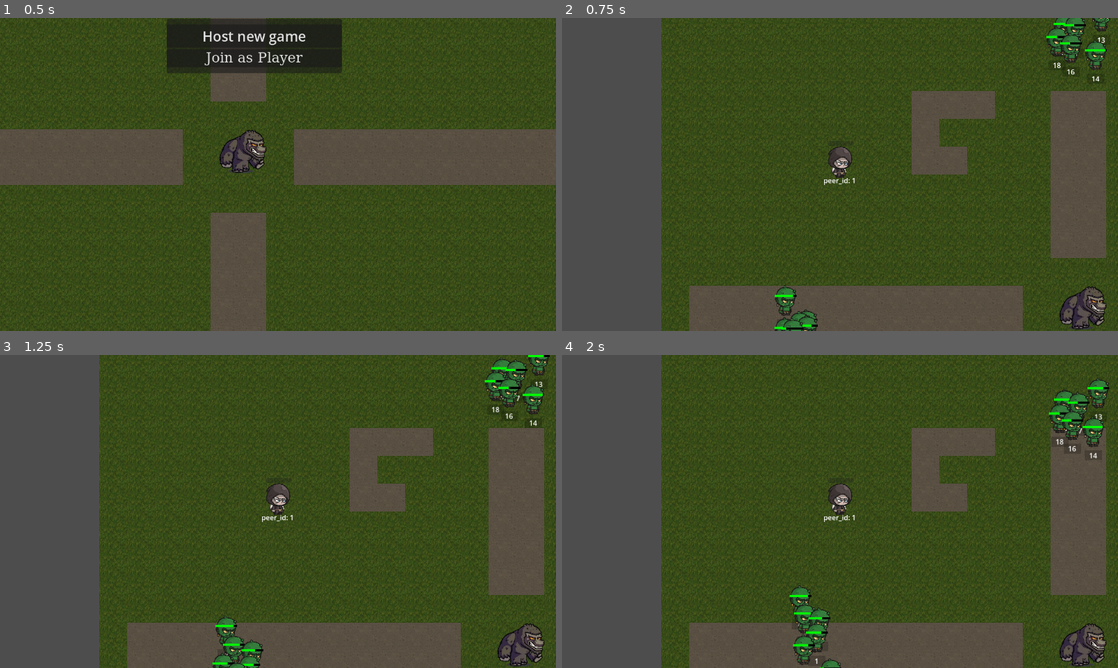
Above: before the commit, frames 1-4 (two rows, left to right).
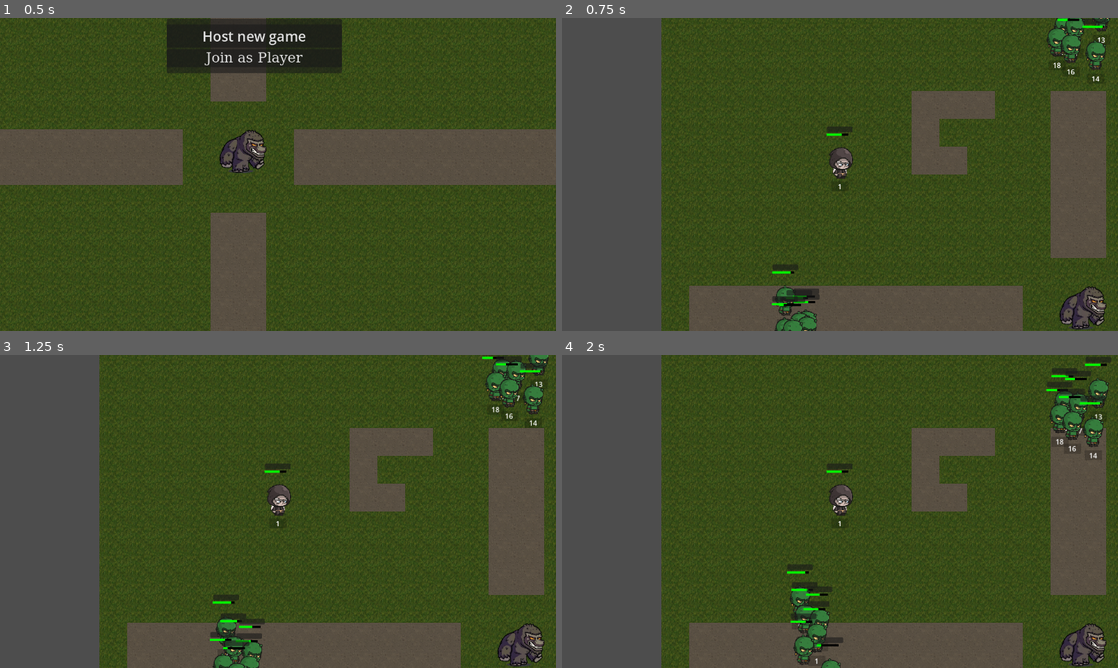
Above: after the commit, the same moments.

Repository: LucasJappert/moomoo-lan-party
Game: Godot game, scene res://scenes/game.tscn
Two runs of this game, one before a commit and one after it. Both use one fixed random seed, a clock stepped at 60 frames per second and the inputs below.
Inputs (mouse positions are in pixels of both pictures, inside the frame that each line leads up to):
- Up to frame 1 (0.5 s): no input
- Up to frame 2 (0.75 s): click "Host new game" at 0.5 s
- Up to frame 3 (1.25 s): no input
- Up to frame 4 (2 s): tap Enter at 1.25 s; move the mouse to (962, 495) at 1.27 s; click (962, 495) at 1.42 s

Frame 1 is identical in both runs. In frame 2, 1.1% of the frame differs, in the area x 37-99%, y 0-100%; in frame 3, 1.3%; in frame 4, 1.7%, in the area x 40-99%, y 0-100%.

Commit message:
extends Entity in Player

Diff:
--- a/project.godot
+++ b/project.godot
@@ -29,6 +29,14 @@
 window/size/always_on_top=true
 window/stretch/mode="viewport"
 
+[file_customization]
+
+folder_colors={
+"res://assets/": "green",
+"res://scenes/": "purple",
+"res://scripts/": "blue"
+}
+
 [rendering]
 
 renderer/rendering_method="gl_compatibility"
--- a/scenes/enemy_scene.tscn
+++ /dev/null
@@ -1,40 +0,0 @@
-[gd_scene load_steps=5 format=3 uid="uid://cj8vdyvtjs0ju"]
-
-[ext_resource type="PackedScene" uid="uid://dh82ovsrtutto" path="res://scenes/entity_scene.tscn" id="1_lne1l"]
-[ext_resource type="Script" uid="uid://crmmhsx5pjp8f" path="res://scripts/enemy_scene.gd" id="2_8a8l7"]
-
-[sub_resource type="SceneReplicationConfig" id="SceneReplicationConfig_xrr2a"]
-properties/0/path = NodePath(".:position")
-properties/0/spawn = true
-properties/0/replication_mode = 1
-properties/1/path = NodePath(".:id")
-properties/1/spawn = true
-properties/1/replication_mode = 1
-
-[sub_resource type="CircleShape2D" id="CircleShape2D_l0aop"]
-radius = 258.627
-
-[node name="Enemy" instance=ExtResource("1_lne1l")]
-script = ExtResource("2_8a8l7")
-vision_radius = 400.0
-
-[node name="Sprite2D" parent="." index="1"]
-visible = true
-
-[node name="EnemySynchronizer" type="MultiplayerSynchronizer" parent="." index="3"]
-replication_config = SubResource("SceneReplicationConfig_xrr2a")
-
-[node name="NavigationAgent2D" type="NavigationAgent2D" parent="." index="4"]
-path_desired_distance = 36.0
-simplify_path = true
-radius = 32.0
-
-[node name="AreaVision" type="Area2D" parent="." index="5"]
-z_index = 2
-z_as_relative = false
-
-[node name="CollisionShape2D" type="CollisionShape2D" parent="AreaVision" index="0"]
-z_index = 2
-z_as_relative = false
-shape = SubResource("CircleShape2D_l0aop")
-debug_color = Color(100, 100, 100, 0)
--- /dev/null
+++ b/scenes/entity/enemy_scene.tscn
@@ -0,0 +1,40 @@
+[gd_scene load_steps=5 format=3 uid="uid://cj8vdyvtjs0ju"]
+
+[ext_resource type="PackedScene" uid="uid://dh82ovsrtutto" path="res://scenes/entity/entity_scene.tscn" id="1_v8xvt"]
+[ext_resource type="Script" uid="uid://crmmhsx5pjp8f" path="res://scripts/entity/enemy.gd" id="2_4sfg8"]
+
+[sub_resource type="SceneReplicationConfig" id="SceneReplicationConfig_xrr2a"]
+properties/0/path = NodePath(".:position")
+properties/0/spawn = true
+properties/0/replication_mode = 1
+properties/1/path = NodePath(".:id")
+properties/1/spawn = true
+properties/1/replication_mode = 1
+
+[sub_resource type="CircleShape2D" id="CircleShape2D_l0aop"]
+radius = 258.627
+
+[node name="Enemy" instance=ExtResource("1_v8xvt")]
+script = ExtResource("2_4sfg8")
+vision_radius = 400.0
+
+[node name="Sprite2D" parent="." index="1"]
+visible = true
+
+[node name="EnemySynchronizer" type="MultiplayerSynchronizer" parent="." index="3"]
+replication_config = SubResource("SceneReplicationConfig_xrr2a")
+
+[node name="NavigationAgent2D" type="NavigationAgent2D" parent="." index="4"]
+path_desired_distance = 36.0
+simplify_path = true
+radius = 32.0
+
+[node name="AreaVision" type="Area2D" parent="." index="5"]
+z_index = 2
+z_as_relative = false
+
+[node name="CollisionShape2D" type="CollisionShape2D" parent="AreaVision" index="0"]
+z_index = 2
+z_as_relative = false
+shape = SubResource("CircleShape2D_l0aop")
+debug_color = Color(100, 100, 100, 0)
--- /dev/null
+++ b/scenes/entity/entity_scene.tscn
@@ -0,0 +1,48 @@
+[gd_scene load_steps=6 format=3 uid="uid://dh82ovsrtutto"]
+
+[ext_resource type="Script" uid="uid://ki4w4rg4wu1r" path="res://scripts/entity/entity.gd" id="1_0bgvt"]
+[ext_resource type="Texture2D" uid="uid://1fiupmgkejum" path="res://assets/monsters/1.png" id="2_odnte"]
+[ext_resource type="Script" uid="uid://d3sm32sl44mdm" path="res://scripts/entity/hud.gd" id="3_wjrb4"]
+
+[sub_resource type="CircleShape2D" id="CircleShape2D_5ixpm"]
+radius = 16.0
+
+[sub_resource type="CircleShape2D" id="CircleShape2D_idfl5"]
+radius = 32.0
+
+[node name="Entity" type="CharacterBody2D"]
+script = ExtResource("1_0bgvt")
+
+[node name="CollisionShape2D" type="CollisionShape2D" parent="."]
+shape = SubResource("CircleShape2D_5ixpm")
+
+[node name="Sprite2D" type="Sprite2D" parent="."]
+position = Vector2(1, -26)
+scale = Vector2(0.625, 0.625)
+texture = ExtResource("2_odnte")
+
+[node name="HUD" type="Node2D" parent="."]
+script = ExtResource("3_wjrb4")
+
+[node name="HealthBar" type="ProgressBar" parent="HUD"]
+offset_left = -31.0
+offset_top = -94.0
+offset_right = 31.0
+offset_bottom = -67.0
+show_percentage = false
+
+[node name="Label" type="Label" parent="HUD"]
+offset_right = 40.0
+offset_bottom = 23.0
+
+[node name="Panel" type="Panel" parent="HUD"]
+offset_left = -30.0
+offset_top = -110.0
+offset_right = 29.0
+offset_bottom = -97.0
+
+[node name="AreaAttack" type="Area2D" parent="."]
+
+[node name="CollisionShape2D" type="CollisionShape2D" parent="AreaAttack"]
+shape = SubResource("CircleShape2D_idfl5")
+debug_color = Color(0.977, 0, 0.407, 0.186)
--- /dev/null
+++ b/scenes/entity/player_scene.tscn
@@ -0,0 +1,42 @@
+[gd_scene load_steps=7 format=3 uid="uid://bs7blwah20esy"]
+
+[ext_resource type="PackedScene" uid="uid://dh82ovsrtutto" path="res://scenes/entity/entity_scene.tscn" id="1_wbrma"]
+[ext_resource type="Texture2D" uid="uid://b55rbh85p2cfw" path="res://assets/heros/1.png" id="2_uuy8k"]
+[ext_resource type="Script" uid="uid://q3chynnhllhm" path="res://scripts/entity/player.gd" id="2_ylf3p"]
+[ext_resource type="Script" uid="uid://c6fuinfxsetjw" path="res://scripts/input_synchronizer.gd" id="3_caynj"]
+
+[sub_resource type="SceneReplicationConfig" id="SceneReplicationConfig_2y2wq"]
+properties/0/path = NodePath(".:peer_id")
+properties/0/spawn = true
+properties/0/replication_mode = 1
+properties/1/path = NodePath(".:position")
+properties/1/spawn = true
+properties/1/replication_mode = 1
+properties/2/path = NodePath(".:direction")
+properties/2/spawn = true
+properties/2/replication_mode = 1
+
+[sub_resource type="SceneReplicationConfig" id="SceneReplicationConfig_mfnq8"]
+properties/0/path = NodePath("InputSynchronizer:target_position")
+properties/0/spawn = true
+properties/0/replication_mode = 1
+
+[node name="Player" instance=ExtResource("1_wbrma")]
+script = ExtResource("2_ylf3p")
+speed = 200.0
+direction = Vector2(0, 0)
+
+[node name="Sprite2D" parent="." index="1"]
+visible = true
+texture = ExtResource("2_uuy8k")
+
+[node name="PlayerSynchronizer" type="MultiplayerSynchronizer" parent="." index="4"]
+replication_config = SubResource("SceneReplicationConfig_2y2wq")
+
+[node name="InputSynchronizer" type="MultiplayerSynchronizer" parent="." index="5"]
+unique_name_in_owner = true
+replication_config = SubResource("SceneReplicationConfig_mfnq8")
+script = ExtResource("3_caynj")
+
+[node name="NavigationAgent2D" type="NavigationAgent2D" parent="." index="6"]
+radius = 32.0
--- a/scenes/entity_scene.tscn
+++ /dev/null
@@ -1,43 +0,0 @@
-[gd_scene load_steps=6 format=3 uid="uid://dh82ovsrtutto"]
-
-[ext_resource type="Script" uid="uid://ki4w4rg4wu1r" path="res://scripts/entity/entity.gd" id="1_gk52j"]
-[ext_resource type="Texture2D" uid="uid://1fiupmgkejum" path="res://assets/monsters/1.png" id="1_yo0ht"]
-[ext_resource type="Script" uid="uid://d3sm32sl44mdm" path="res://scripts/entity/hud.gd" id="2_gk52j"]
-
-[sub_resource type="CircleShape2D" id="CircleShape2D_5ixpm"]
-radius = 16.0
-
-[sub_resource type="CircleShape2D" id="CircleShape2D_idfl5"]
-radius = 32.0
-
-[node name="Entity" type="CharacterBody2D"]
-script = ExtResource("1_gk52j")
-
-[node name="CollisionShape2D" type="CollisionShape2D" parent="."]
-shape = SubResource("CircleShape2D_5ixpm")
-
-[node name="Sprite2D" type="Sprite2D" parent="."]
-visible = false
-position = Vector2(1, -26)
-scale = Vector2(0.625, 0.625)
-texture = ExtResource("1_yo0ht")
-
-[node name="HUD" type="Node2D" parent="."]
-script = ExtResource("2_gk52j")
-
-[node name="HealthBar" type="ProgressBar" parent="HUD"]
-offset_left = -31.0
-offset_top = -94.0
-offset_right = 31.0
-offset_bottom = -67.0
-show_percentage = false
-
-[node name="Label" type="Label" parent="HUD"]
-offset_right = 40.0
-offset_bottom = 23.0
-
-[node name="AreaAttack" type="Area2D" parent="."]
-
-[node name="CollisionShape2D" type="CollisionShape2D" parent="AreaAttack"]
-shape = SubResource("CircleShape2D_idfl5")
-debug_color = Color(0.977, 0, 0.407, 0.186)
--- a/scenes/game.tscn
+++ b/scenes/game.tscn
@@ -289,7 +289,7 @@
 text = "Join as Player"
 
 [node name="MultiplayerSpawner" type="MultiplayerSpawner" parent="."]
-_spawnable_scenes = PackedStringArray("uid://bh6kvqaevp4x2")
+_spawnable_scenes = PackedStringArray("res://scenes/player_scene.tscn")
 spawn_path = NodePath("../Players")
 
 [node name="Players" type="Node2D" parent="."]
@@ -297,7 +297,7 @@
 y_sort_enabled = true
 
 [node name="EnemiesSpawner" type="MultiplayerSpawner" parent="."]
-_spawnable_scenes = PackedStringArray("uid://cj8vdyvtjs0ju")
+_spawnable_scenes = PackedStringArray("res://scenes/enemy_scene.tscn")
 spawn_path = NodePath("../Enemies")
 
 [node name="Enemies" type="Node2D" parent="."]
--- a/scenes/player_scene.tscn
+++ /dev/null
@@ -1,66 +0,0 @@
-[gd_scene load_steps=7 format=3 uid="uid://bh6kvqaevp4x2"]
-
-[ext_resource type="Script" uid="uid://dexl6e3ul1vtc" path="res://scripts/player.gd" id="1_rbmgg"]
-[ext_resource type="Script" uid="uid://c6fuinfxsetjw" path="res://scripts/input_synchronizer.gd" id="2_icjpm"]
-[ext_resource type="Texture2D" uid="uid://b55rbh85p2cfw" path="res://assets/heros/1.png" id="3_rbmgg"]
-
-[sub_resource type="SceneReplicationConfig" id="SceneReplicationConfig_qhqgy"]
-properties/0/path = NodePath(".:peer_id")
-properties/0/spawn = true
-properties/0/replication_mode = 1
-properties/1/path = NodePath(".:position")
-properties/1/spawn = true
-properties/1/replication_mode = 1
-properties/2/path = NodePath(".:direction")
-properties/2/spawn = true
-properties/2/replication_mode = 1
-
-[sub_resource type="SceneReplicationConfig" id="SceneReplicationConfig_dqkch"]
-properties/0/path = NodePath("InputSynchronizer:target_position")
-properties/0/spawn = true
-properties/0/replication_mode = 1
-
-[sub_resource type="CircleShape2D" id="CircleShape2D_g2els"]
-radius = 16.0
-
-[node name="Player" type="CharacterBody2D"]
-script = ExtResource("1_rbmgg")
-
-[node name="PlayerSynchronizer" type="MultiplayerSynchronizer" parent="."]
-replication_config = SubResource("SceneReplicationConfig_qhqgy")
-
-[node name="InputSynchronizer" type="MultiplayerSynchronizer" parent="."]
-unique_name_in_owner = true
-replication_config = SubResource("SceneReplicationConfig_dqkch")
-script = ExtResource("2_icjpm")
-
-[node name="NavigationAgent2D" type="NavigationAgent2D" parent="."]
-radius = 32.0
-
-[node name="CollisionShape2D" type="CollisionShape2D" parent="."]
-position = Vector2(0, 1.90735e-06)
-shape = SubResource("CircleShape2D_g2els")
-
-[node name="Sprite2D" type="Sprite2D" parent="."]
-position = Vector2(-1, -28)
-scale = Vector2(0.625, 0.625)
-texture = ExtResource("3_rbmgg")
-
-[node name="HUD" type="Node2D" parent="."]
-position = Vector2(0, -28)
-
-[node name="HealthBar" type="ProgressBar" parent="HUD"]
-offset_left = -29.0
-offset_top = -49.0
-offset_right = 32.0
-offset_bottom = -38.0
-show_percentage = false
-
-[node name="Label" type="Label" parent="HUD"]
-offset_left = -41.0
-offset_top = 30.0
-offset_right = 41.0
-offset_bottom = 53.0
-text = "dsdsdsd
-"
-horizontal_alignment = 1
--- a/scripts/enemy_scene.gd
+++ /dev/null
@@ -1,107 +0,0 @@
-class_name Enemy
-
-extends Entity
-
-static var enemy_scene = preload("res://scenes/enemy_scene.tscn")
-@onready var nav_agent = $NavigationAgent2D
-@export var vision_radius: float = 400.0
-@onready var vision_area = $AreaVision
-@onready var vision_shape = $AreaVision/CollisionShape2D
-var speed: float = 100
-
-var target_position: Vector2 = Vector2.ZERO
-var timer_500ms: Timer
-var target_node: Node2D = null
-
-func _ready():
-	super._ready()
-	collision_layer = 1
-	collision_mask = 1
-
-	# nav_agent.radius = 16
-	# nav_agent.target_desired_distance = 1
-	# nav_agent.path_desired_distance = 16
-	# nav_agent.debug_enabled = true
-	vision_shape.shape.radius = vision_radius
-
-	timer_500ms = Timer.new()
-	timer_500ms.wait_time = 0.5
-	timer_500ms.one_shot = false
-	timer_500ms.autostart = true
-	add_child(timer_500ms)
-	timer_500ms.timeout.connect(_on_every_timer_500ms)
-
-
-func _physics_process(_delta):
-	if not is_multiplayer_authority():
-		return
-
-	_movement_actions()
-
-func _movement_actions():
-	if GameManager.players.size() == 0 or target_node == null:
-		return
-
-	if nav_agent.is_navigation_finished():
-		return
-
-	var distance_to_target = global_position.distance_to(target_node.global_position)
-	if distance_to_target <= _get_acceptable_distance():
-		nav_agent.set_target_position(global_position)
-		velocity = Vector2.ZERO
-		return
-
-	var next_point = nav_agent.get_next_path_position()
-	var direction = (next_point - global_position).normalized()
-	velocity = direction * speed
-
-	move_and_slide()
-
-func _on_every_timer_500ms():
-	_update_nav_agent()
-
-func _update_nav_agent():
-	target_node = _get_nearest_player_inside_vision()
-
-	if target_node == null:
-		target_node = GameManager.moomoo
-
-	var distance_to_target = global_position.distance_to(target_node.global_position)
-	if distance_to_target <= _get_acceptable_distance():
-		return
-
-	nav_agent.set_target_position(target_node.global_position)
-
-func _get_nearest_player_inside_vision():
-	var closest_player: Node2D = null
-	var closest_distance := INF
-
-	for player in GameManager.players.values():
-		var dist = global_position.distance_to(player.global_position)
-		if dist > vision_radius:
-			continue
-
-		if dist < closest_distance:
-			closest_distance = dist
-			closest_player = player
-
-	return closest_player
-
-func _get_acceptable_distance():
-	# return collision_shape.shape.radius + target_node.collision_shape.shape.radius + 5
-	return area_attack.shape.radius + target_node.collision_shape.shape.radius
-
-static func spawn_enemy(moomoo_position = Vector2.ZERO):
-	var TILES_DISTANCE = 10
-	var ENEMIES_BY_ZONE = 6
-	# return
-
-	var counter = 0
-	for direction in [Vector2.LEFT, Vector2.RIGHT, Vector2.UP, Vector2.DOWN]:
-		for i in range(ENEMIES_BY_ZONE):
-			counter += 1
-			var enemy = enemy_scene.instantiate()
-			enemy.id = counter
-			var random_noise = Vector2(randi_range(-64, 64), randi_range(-64, 64))
-			enemy.position = moomoo_position + direction * TILES_DISTANCE * 64 + random_noise
-			GameManager.enemies_node.add_child(enemy)
--- /dev/null
+++ b/scripts/entity/enemy.gd
@@ -0,0 +1,105 @@
+class_name Enemy
+
+extends Entity
+
+static var enemy_scene = preload("res://scenes/entity/enemy_scene.tscn")
+@onready var nav_agent = $NavigationAgent2D
+@export var vision_radius: float = 400.0
+@onready var vision_area = $AreaVision
+@onready var vision_shape = $AreaVision/CollisionShape2D
+var speed: float = 100
+
+var target_position: Vector2 = Vector2.ZERO
+var timer_500ms: Timer
+var target_node: Node2D = null
+
+func _ready():
+	super._ready()
+
+	# nav_agent.radius = 16
+	# nav_agent.target_desired_distance = 1
+	# nav_agent.path_desired_distance = 16
+	# nav_agent.debug_enabled = true
+	vision_shape.shape.radius = vision_radius
+
+	timer_500ms = Timer.new()
+	timer_500ms.wait_time = 0.5
+	timer_500ms.one_shot = false
+	timer_500ms.autostart = true
+	add_child(timer_500ms)
+	timer_500ms.timeout.connect(_on_every_timer_500ms)
+
+
+func _physics_process(_delta):
+	if not is_multiplayer_authority():
+		return
+
+	_apply_movement()
+
+func _apply_movement():
+	if GameManager.players.size() == 0 or target_node == null:
+		return
+
+	if nav_agent.is_navigation_finished():
+		return
+
+	var distance_to_target = global_position.distance_to(target_node.global_position)
+	if distance_to_target <= _get_acceptable_distance():
+		nav_agent.set_target_position(global_position)
+		velocity = Vector2.ZERO
+		return
+
+	var next_point = nav_agent.get_next_path_position()
+	var direction = (next_point - global_position).normalized()
+	velocity = direction * speed
+
+	move_and_slide()
+
+func _on_every_timer_500ms():
+	_update_nav_agent()
+
+func _update_nav_agent():
+	target_node = _get_nearest_player_inside_vision()
+
+	if target_node == null:
+		target_node = GameManager.moomoo
+
+	var distance_to_target = global_position.distance_to(target_node.global_position)
+	if distance_to_target <= _get_acceptable_distance():
+		return
+
+	nav_agent.set_target_position(target_node.global_position)
+
+func _get_nearest_player_inside_vision():
+	var closest_player: Node2D = null
+	var closest_distance := INF
+
+	for player in GameManager.players.values():
+		var dist = global_position.distance_to(player.global_position)
+		if dist > vision_radius:
+			continue
+
+		if dist < closest_distance:
+			closest_distance = dist
+			closest_player = player
+
+	return closest_player
+
+func _get_acceptable_distance():
+	# return collision_shape.shape.radius + target_node.collision_shape.shape.radius + 5
+	return area_attack.shape.radius + target_node.collision_shape.shape.radius
+
+static func spawn_enemy(moomoo_position = Vector2.ZERO):
+	var TILES_DISTANCE = 10
+	var ENEMIES_BY_ZONE = 6
+	# return
+
+	var counter = 0
+	for direction in [Vector2.LEFT, Vector2.RIGHT, Vector2.UP, Vector2.DOWN]:
+		for i in range(ENEMIES_BY_ZONE):
+			counter += 1
+			var enemy = enemy_scene.instantiate()
+			enemy.id = counter
+			var random_noise = Vector2(randi_range(-64, 64), randi_range(-64, 64))
+			enemy.position = moomoo_position + direction * TILES_DISTANCE * 64 + random_noise
+			GameManager.enemies_node.add_child(enemy)
--- a/scripts/entity/entity.gd
+++ b/scripts/entity/entity.gd
@@ -13,6 +13,8 @@
 
 func _ready():
 	print("_ready entity")
+	collision_layer = 1
+	collision_mask = 1
 	hud.initialize(self)
 
 func _process(delta: float) -> void:
--- a/scripts/entity/hud.gd
+++ b/scripts/entity/hud.gd
@@ -27,9 +27,8 @@
 	_label.horizontal_alignment = HORIZONTAL_ALIGNMENT_CENTER
 
 func _process(_delta: float):
-	var global_position = entity.global_position
-	_health_bar.global_position = Vector2(global_position.x - _health_bar.size.x / 2, global_position.y - 40)
-
+	# var global_position = entity.global_position
+	# _health_bar.global_position = Vector2(global_position.x - _health_bar.size.x / 2, global_position.y - 40)
 	try_update_label()
 
 func try_update_label():
--- /dev/null
+++ b/scripts/entity/player.gd
@@ -0,0 +1,41 @@
+class_name Player
+
+extends Entity
+
+@export var speed: float = 200.0
+@onready var nav_agent: NavigationAgent2D = $NavigationAgent2D
+
+@export var direction: Vector2 = Vector2.ZERO
+var target_position = null
+
+func _ready():
+	super._ready()
+	%InputSynchronizer.set_multiplayer_authority(id)
+
+	if id == multiplayer.get_unique_id():
+		MyCamera.create_camera(self)
+
+func _process(_delta):
+	$HUD/Label.text = "peer_id: " + str(id)
+	# $HUD/Label.text = "peer_id: " + str(peer_id) + "\nAuthority: " + str(is_multiplayer_authority()) + "\ntarget_position: " + str(target_position)
+
+func _physics_process(_delta):
+	_try_apply_movement_from_input(_delta)
+
+func _try_apply_movement_from_input(_delta):
+	if not multiplayer.is_server():
+		return
+
+	if target_position != %InputSynchronizer.target_position:
+		print("Target position changed: " + str(target_position))
+		target_position = %InputSynchronizer.target_position
+		nav_agent.set_target_position(target_position)
+
+	if nav_agent.is_navigation_finished():
+		return
+
+	var next_point = nav_agent.get_next_path_position()
+	direction = (next_point - global_position).normalized()
+	velocity = direction * speed
+
+	move_and_slide()
--- a/scripts/game_manager.gd
+++ b/scripts/game_manager.gd
@@ -1,6 +1,5 @@
 extends Node2D
 
-const enemy_scene = preload("res://scenes/enemy_scene.tscn")
 var enemies_node # Just for the server
 var players: Dictionary[int, Player] = {}
 var moomoo: Moomoo
--- a/scripts/multiplayer_manager.gd
+++ b/scripts/multiplayer_manager.gd
@@ -4,7 +4,7 @@
 # const SERVER_IP = "192.168.0.3"
 const SERVER_IP = "127.0.0.1"
 
-const player_scene = preload("res://scenes/player_scene.tscn")
+const player_scene = preload("res://scenes/entity/player_scene.tscn")
 var players_node # Just for the server
 
 func become_host():
@@ -35,7 +35,7 @@
 
 func _add_player_to_game(id):
 	var player = player_scene.instantiate()
-	player.peer_id = id
+	player.id = id
 	players_node.add_child(player)
 	GameManager.players[id] = player
 	print("Added player: " + str(id))
--- a/scripts/player.gd
+++ /dev/null
@@ -1,48 +0,0 @@
-class_name Player
-
-extends CharacterBody2D
-
-@export var speed: float = 200.0
-@onready var collision_shape = $CollisionShape2D
-@onready var nav_agent: NavigationAgent2D = $NavigationAgent2D
-
-@export var direction: Vector2 = Vector2.ZERO
-var target_position = null
-
-@export var peer_id := 1:
-	set(id):
-		peer_id = id
-		name = str(id)
-		%InputSynchronizer.set_multiplayer_authority(id)
-
-func _ready():
-	collision_layer = 1
-	collision_mask = 1
-
-	if peer_id == multiplayer.get_unique_id():
-		MyCamera.create_camera(self)
-
-func _process(_delta):
-	$HUD/Label.text = "peer_id: " + str(peer_id)
-	# $HUD/Label.text = "peer_id: " + str(peer_id) + "\nAuthority: " + str(is_multiplayer_authority()) + "\ntarget_position: " + str(target_position)
-
-func _physics_process(_delta):
-	_try_apply_movement_from_input(_delta)
-
-func _try_apply_movement_from_input(_delta):
-	if not multiplayer.is_server():
-		return
-
-	if target_position != %InputSynchronizer.target_position:
-		print("Target position changed: " + str(target_position))
-		target_position = %InputSynchronizer.target_position
-		nav_agent.set_target_position(target_position)
-
-	if nav_agent.is_navigation_finished():
-		return
-
-	var next_point = nav_agent.get_next_path_position()
-	direction = (next_point - global_position).normalized()
-	velocity = direction * speed
-
-	move_and_slide()
Not shown, added: .docs/enemies_config_en.json
Not shown, added: .docs/moomoo_base_design.txt
Renamed: scripts/enemy_scene.gd.uid -> scripts/entity/enemy.gd.uid
Not shown, added: scripts/entity/player.gd.uid
Not shown, added: .executables/Moomoo LAN Party.sh
Not shown, added: .executables/Moomoo LAN Party.x86_64
